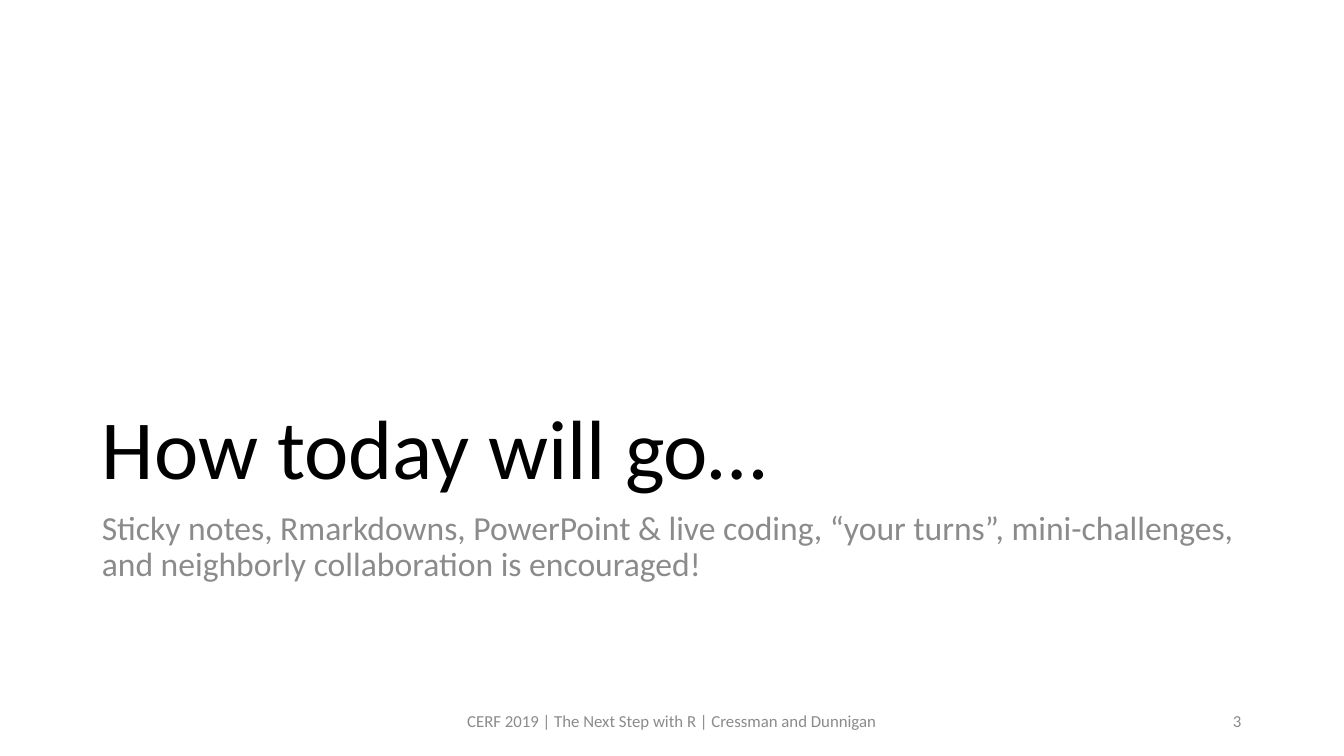
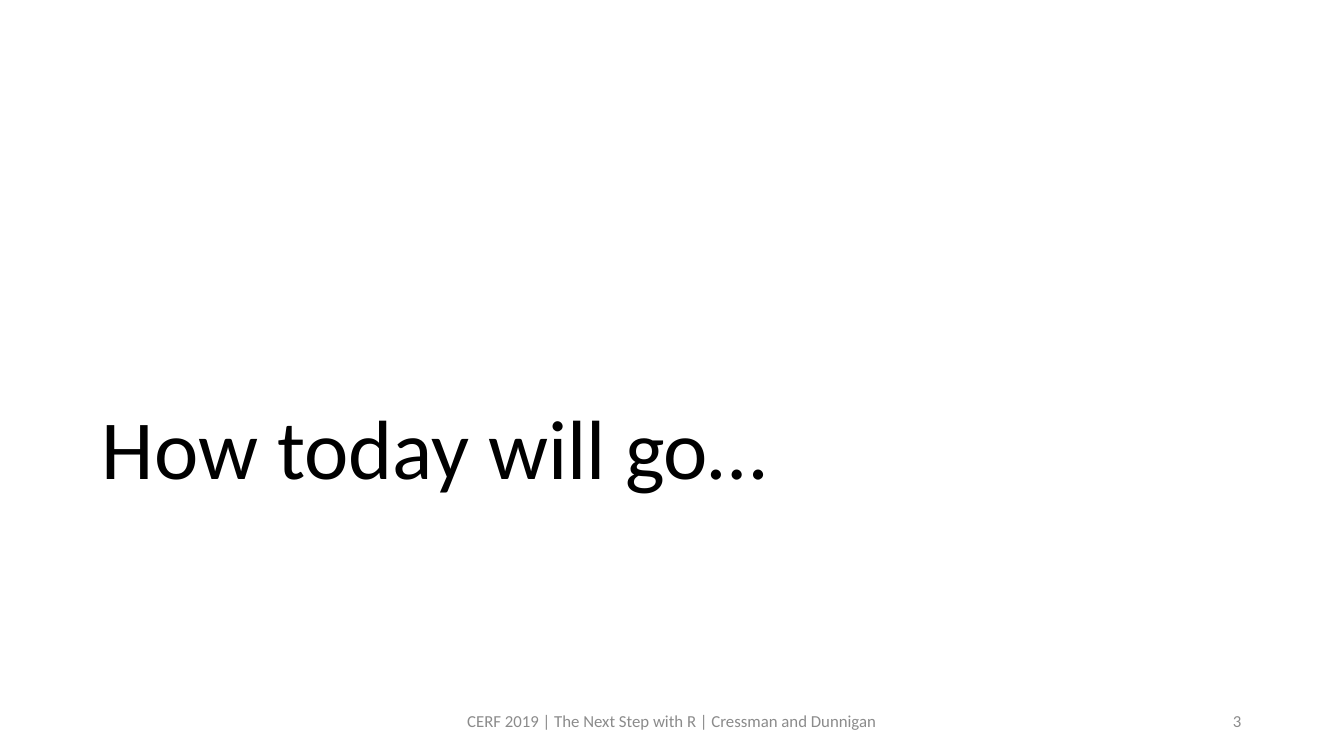
Before and after one commit to swmpkim/2019_CERF, a slide deck: slide 3 of slides/00_Introduction.pptx. Drawn at 1344x756 pixels with LibreOffice and Linux fonts; fonts in the diff are those of the drawing. Boxes give left, top, right and bottom in pixels: in the first picture for what was removed or moved away, otherwise in the second. Text is boxed around its words. In the diff, an @@ line names an element or a change of style, - is before the commit and + after.

```diff
--- a/slides/00_Introduction.pptx
+++ b/slides/00_Introduction.pptx
@@ text removed at (x1=102, y1=516, x2=1234, y2=582) @@
-Sticky notes, Rmarkdowns, PowerPoint & live coding, “your turns”, mini-challenges, and neighborly collaboration is encouraged!
```
Also in this commit, not shown: 4 other slides changed, 2 slides added, 1 other file.
